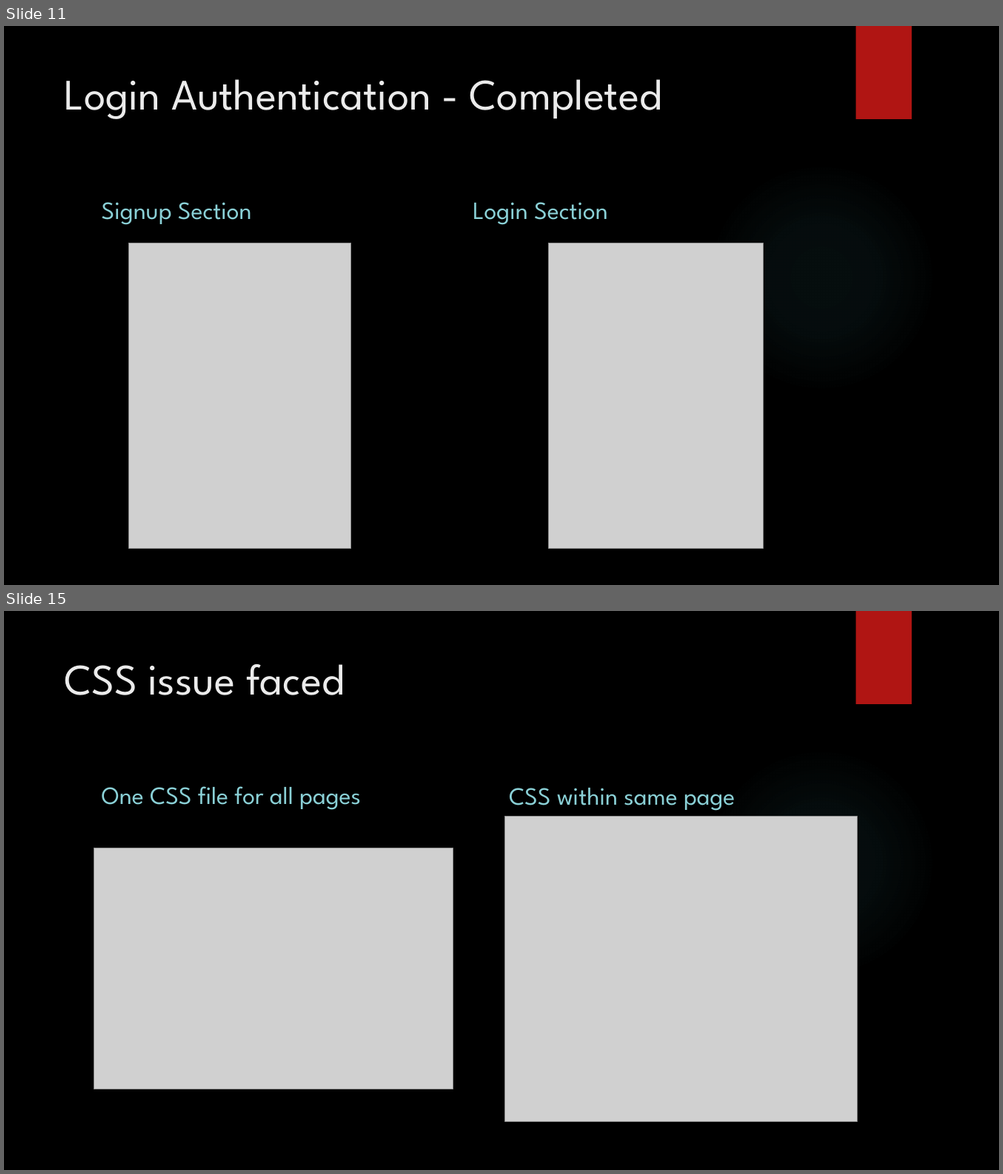
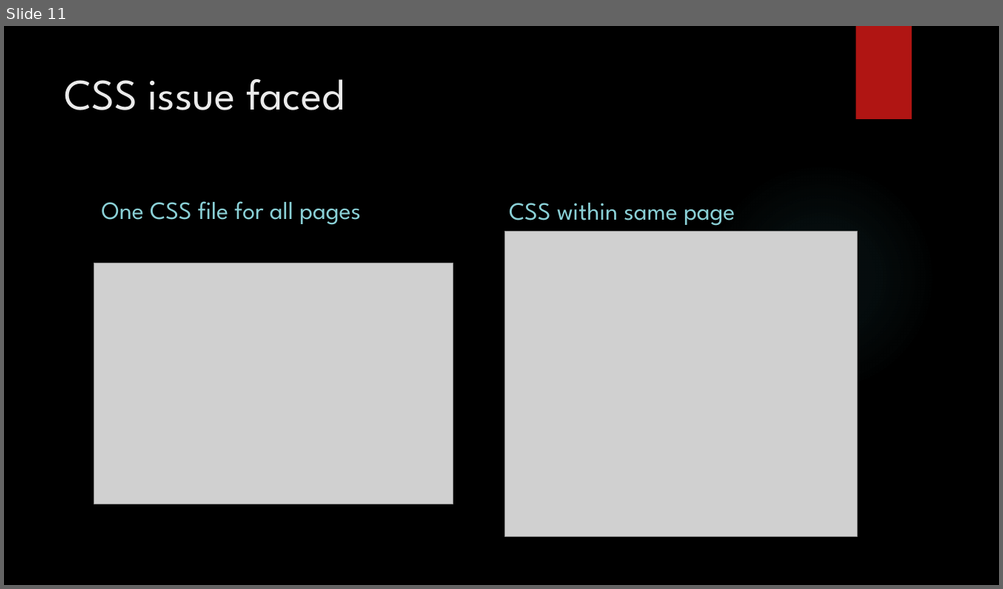
Before and after one commit to suyanthapa/Freelancing-Project, a slide deck: Documentation/Freelancing-Platform.pptx. Shown one above the other, each under a label of ours: slides 11 and 15 before the commit, slide 11 after it; the slides between them are not shown. The pictures are 1003x1174 and 1003x589 pixels, drawn with LibreOffice and Linux fonts; fonts in the diff are those of the drawing; grey boxes stand for pictures; background and template pictures are left out. Boxes give left, top, right and bottom in pixels: in the first picture for what was removed or moved away, otherwise in the second. Text is boxed around its words. In the diff, an @@ line names an element or a change of style, - is before the commit and + after.

```diff
--- a/Documentation/Freelancing-Platform.pptx
+++ b/Documentation/Freelancing-Platform.pptx
@@ slide 11 removed at (4,26,999,585), background picture (left out); not listed: 2 template elements that a slide beside it also shows @@
@@ title removed at (64,79,662,119) @@
-Login Authentication - Completed
@@ text removed at (102,202,252,225) @@
-Signup Section
@@ text removed at (472,202,608,225) @@
-Login Section
@@ picture removed at (128,243,351,548) @@
@@ picture removed at (549,243,762,548) @@
@@ what was slide 15 is now slide 11 @@
```
Also in this commit, not shown: 4 slides changed, 2 slides added, 5 other slides removed, 4 other files.
